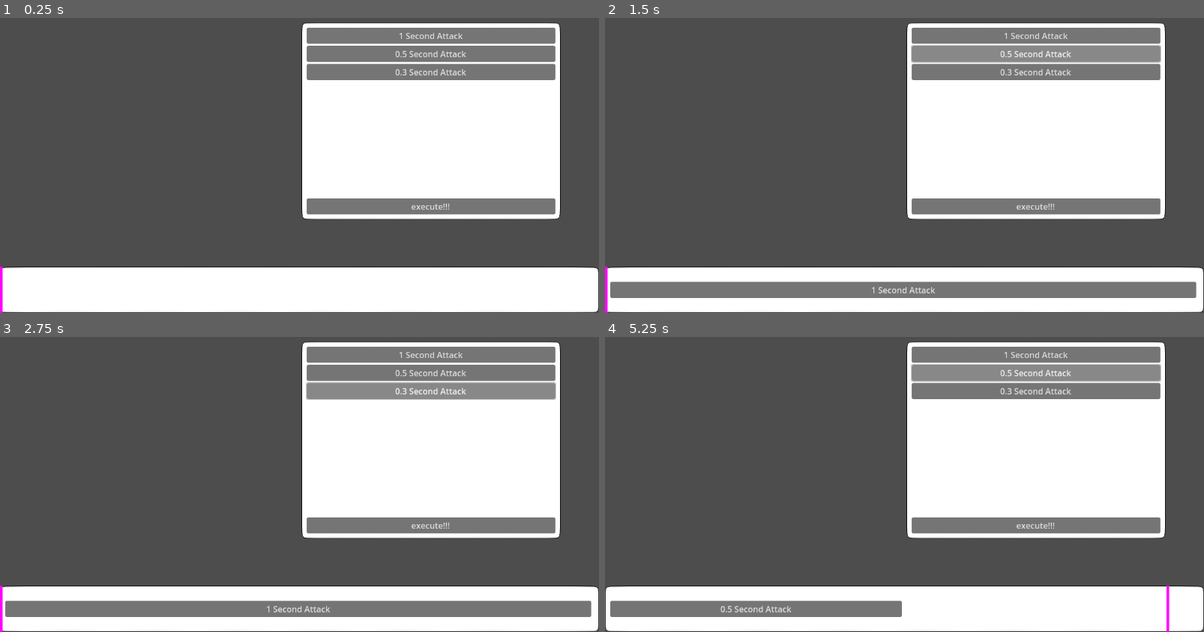
Above: before the commit, frames 1-4 (two rows, left to right).
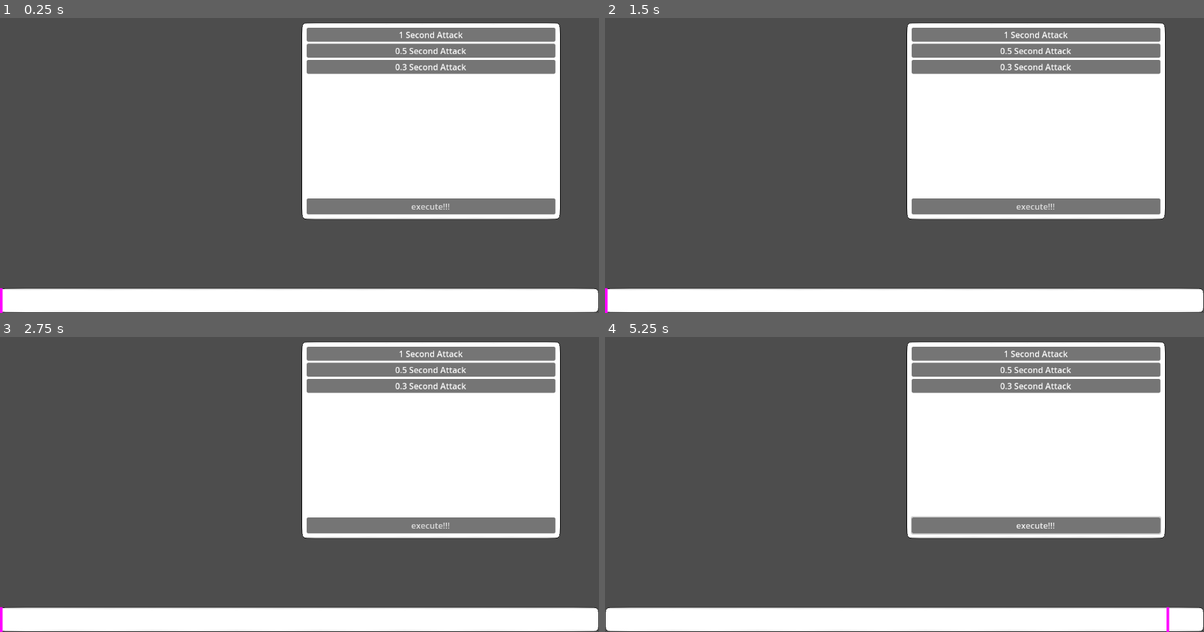
Above: after the commit, the same moments.

Repository: chris-pitre/rpg-prototype
Game: Godot game, scene res://scenes/battle/battle.tscn
Same seed, same stepped clock (60 frames per second), same inputs: the game is played once before the commit and once after it.
Inputs (mouse positions are in pixels of both pictures, inside the frame that each line leads up to):
- Up to frame 1 (0.25 s): no input
- Up to frame 2 (1.5 s): click (1036, 35) at 0.5 s, where only the run before the commit has a clickable "1 Second Attack"; click (1036, 53) at 1.25 s, where only the run before the commit has a clickable "0.5 Second Attack"
- Up to frame 3 (2.75 s): click (431, 390) at 2 s, where only the run before the commit has a clickable "0.3 Second Attack"
- Up to frame 4 (5.25 s): click "execute!!!" at 2.75 s; click (904, 608) at 3.5 s, where only the run before the commit has a clickable "1 Second Attack"; click "execute!!!" at 4.25 s; click (1036, 372) at 5 s, where only the run before the commit has a clickable "0.5 Second Attack"

The runs differ from the first frame. In frame 1, 10% of the frame differs, in the area x 0-100%, y 4-94%; in frame 2, 13%; in frame 3, 13%, in the area x 0-100%, y 4-95%; in frame 4, 12%.
Error after the commit: Out of bounds get index '0' (on base: 'Dictionary') (res://scenes/battle/ui/move_timeline.gd:30)

Commit message:
refactored adding moves

Diff:
--- /dev/null
+++ b/scenes/battle/ui/action_queue.gd
@@ -0,0 +1,22 @@
+extends NinePatchRect
+
+@onready var move_drop_template = preload("res://scenes/battle/ui/move_drop.tscn")
+@onready var queue_loc = $MarginContainer/MoveTimeline
+
+func _ready() -> void:
+	BattleManager.connect("UI_move_added", _add_move)
+
+func _can_drop_data(at_position: Vector2, data: Variant) -> bool:
+	return data is MoveResource and data != null and BattleManager.filled_duration >= data.duration
+
+func _drop_data(at_position: Vector2, data: Variant) -> void:
+	_add_move(data)
+
+func _add_move(data: MoveResource) -> void:
+	BattleManager.move_added(data)
+	var move_drop = move_drop_template.instantiate()
+	move_drop.move_resource = data
+	move_drop.set_h_size_flags(0)
+	move_drop.custom_minimum_size = Vector2(data.duration * queue_loc.size[0], 0)
+	move_drop.is_queued = true
+	queue_loc.add_child(move_drop)
--- /dev/null
+++ b/scenes/battle/ui/action_queue.tscn
@@ -0,0 +1,51 @@
+[gd_scene load_steps=5 format=3 uid="uid://dsxivqqdrebe6"]
+
+[ext_resource type="Texture2D" uid="uid://dob1lqw2x7nf4" path="res://assets/textures/ui/placeholderninerect.png" id="1_gsdng"]
+[ext_resource type="Script" path="res://scenes/battle/ui/action_queue.gd" id="2_6c5jo"]
+[ext_resource type="PackedScene" uid="uid://bgehgq8hq5sxm" path="res://scenes/battle/ui/move_timeline.tscn" id="3_n1snp"]
+
+[sub_resource type="PlaceholderTexture2D" id="PlaceholderTexture2D_4eerp"]
+
+[node name="ActionQueue" type="NinePatchRect"]
+anchors_preset = 15
+anchor_right = 1.0
+anchor_bottom = 1.0
+offset_top = 559.0
+grow_horizontal = 2
+grow_vertical = 2
+texture = ExtResource("1_gsdng")
+region_rect = Rect2(0, 0, 32, 32)
+patch_margin_left = 9
+patch_margin_top = 9
+patch_margin_right = 9
+patch_margin_bottom = 9
+script = ExtResource("2_6c5jo")
+
+[node name="CursorMargin" type="MarginContainer" parent="."]
+layout_mode = 1
+anchors_preset = 15
+anchor_right = 1.0
+anchor_bottom = 1.0
+grow_horizontal = 2
+grow_vertical = 2
+
+[node name="ActionCursor" type="TextureRect" parent="CursorMargin"]
+custom_minimum_size = Vector2(5, 0)
+layout_mode = 2
+size_flags_horizontal = 0
+texture = SubResource("PlaceholderTexture2D_4eerp")
+
+[node name="MarginContainer" type="MarginContainer" parent="."]
+layout_mode = 1
+anchors_preset = 15
+anchor_right = 1.0
+anchor_bottom = 1.0
+grow_horizontal = 2
+grow_vertical = 2
+theme_override_constants/margin_left = 10
+theme_override_constants/margin_top = 10
+theme_override_constants/margin_right = 10
+theme_override_constants/margin_bottom = 10
+
+[node name="MoveTimeline" parent="MarginContainer" instance=ExtResource("3_n1snp")]
+layout_mode = 2
--- a/scenes/battle/ui/battle_ui.gd
+++ b/scenes/battle/ui/battle_ui.gd
@@ -1,24 +1,7 @@
 class_name BattleUI extends Control
 
 @export var queued_move_scene: PackedScene
-@onready var queue = $ActionQueue/MarginContainer/HFlowContainer
-
-func _ready() -> void:
-	for move_button in $ActionSelect/MarginContainer/VSplitContainer/VBoxContainer.get_children():
-		move_button.pressed.connect(_on_move_select_pressed.bind(move_button))
-
-func _on_move_select_pressed(move_button: MoveButton) -> void:
-	if(BattleManager.filled_duration >= move_button.move_res.duration):
-		var queued_move = queued_move_scene.instantiate()
-		queued_move.move_res = move_button.move_res
-		queued_move.custom_minimum_size = Vector2((move_button.move_res.duration * queue.size[0]) - 5, 0)
-		BattleManager.move_added(move_button.move_res)
-		queue.add_child(queued_move)
-		queued_move.pressed.connect(_on_move_queue_pressed.bind(queued_move))
-
-func _on_move_queue_pressed(move_button: MoveButton) -> void:
-	BattleManager.move_removed(move_button.move_res)
-	move_button.queue_free()
+@onready var queue = $ActionQueue/MarginContainer/MoveTimeline
 
 func _on_execute_button_pressed() -> void:
 	var tween = create_tween()
--- a/scenes/battle/ui/battle_ui.tscn
+++ b/scenes/battle/ui/battle_ui.tscn
@@ -1,13 +1,13 @@
-[gd_scene load_steps=8 format=3 uid="uid://biqjn62nyirrq"]
+[gd_scene load_steps=9 format=3 uid="uid://biqjn62nyirrq"]
 
 [ext_resource type="Script" path="res://scenes/battle/ui/battle_ui.gd" id="1_fkynf"]
 [ext_resource type="Texture2D" uid="uid://dob1lqw2x7nf4" path="res://assets/textures/ui/placeholderninerect.png" id="1_frxg6"]
 [ext_resource type="PackedScene" uid="uid://c57kasc4x38tm" path="res://scenes/battle/ui/move_button.tscn" id="2_a24mp"]
 [ext_resource type="Resource" uid="uid://d06tqibcoa6wk" path="res://resources/moves/1_second_test.tres" id="3_8aryx"]
+[ext_resource type="PackedScene" uid="uid://dsxivqqdrebe6" path="res://scenes/battle/ui/action_queue.tscn" id="3_at0nk"]
 [ext_resource type="Resource" uid="uid://c8y01ctkb7fsq" path="res://resources/moves/0.5_second_test.tres" id="5_rlurx"]
 [ext_resource type="Resource" uid="uid://dsatsw6074bkc" path="res://resources/moves/0.3_second_test.tres" id="6_00ufe"]
-
-[sub_resource type="PlaceholderTexture2D" id="PlaceholderTexture2D_4eerp"]
+[ext_resource type="PackedScene" uid="uid://d2a12wr8u0po2" path="res://scenes/battle/ui/move_drop.tscn" id="7_l2dnf"]
 
 [node name="BattleUI" type="Control"]
 layout_mode = 3
@@ -20,50 +20,12 @@
 script = ExtResource("1_fkynf")
 queued_move_scene = ExtResource("2_a24mp")
 
-[node name="ActionQueue" type="NinePatchRect" parent="."]
+[node name="ActionQueue" parent="." instance=ExtResource("3_at0nk")]
 layout_mode = 1
-anchors_preset = 15
-anchor_right = 1.0
-anchor_bottom = 1.0
-offset_top = 559.0
-grow_horizontal = 2
-grow_vertical = 2
-texture = ExtResource("1_frxg6")
-region_rect = Rect2(0, 0, 32, 32)
-patch_margin_left = 9
-patch_margin_top = 9
-patch_margin_right = 9
-patch_margin_bottom = 9
-
-[node name="CursorMargin" type="MarginContainer" parent="ActionQueue"]
-layout_mode = 1
-anchors_preset = 15
-anchor_right = 1.0
-anchor_bottom = 1.0
-grow_horizontal = 2
-grow_vertical = 2
-
-[node name="ActionCursor" type="TextureRect" parent="ActionQueue/CursorMargin"]
-custom_minimum_size = Vector2(5, 0)
-layout_mode = 2
-size_flags_horizontal = 0
-texture = SubResource("PlaceholderTexture2D_4eerp")
-
-[node name="MarginContainer" type="MarginContainer" parent="ActionQueue"]
-layout_mode = 1
-anchors_preset = 15
-anchor_right = 1.0
-anchor_bottom = 1.0
-grow_horizontal = 2
-grow_vertical = 2
-theme_override_constants/margin_left = 10
-theme_override_constants/margin_top = 10
-theme_override_constants/margin_right = 10
-theme_override_constants/margin_bottom = 10
-
-[node name="HFlowContainer" type="HFlowContainer" parent="ActionQueue/MarginContainer"]
-layout_mode = 2
-size_flags_vertical = 4
+anchors_preset = 12
+anchor_top = 1.0
+offset_top = -48.0
+grow_vertical = 0
 
 [node name="ActionSelect" type="NinePatchRect" parent="."]
 layout_mode = 1
@@ -101,20 +63,17 @@
 [node name="VBoxContainer" type="VBoxContainer" parent="ActionSelect/MarginContainer/VSplitContainer"]
 layout_mode = 2
 
-[node name="MoveButton" parent="ActionSelect/MarginContainer/VSplitContainer/VBoxContainer" instance=ExtResource("2_a24mp")]
+[node name="MoveDrop" parent="ActionSelect/MarginContainer/VSplitContainer/VBoxContainer" instance=ExtResource("7_l2dnf")]
 layout_mode = 2
-text = "1 Second Attack"
-move_res = ExtResource("3_8aryx")
+move_resource = ExtResource("3_8aryx")
 
-[node name="MoveButton2" parent="ActionSelect/MarginContainer/VSplitContainer/VBoxContainer" instance=ExtResource("2_a24mp")]
+[node name="MoveDrop2" parent="ActionSelect/MarginContainer/VSplitContainer/VBoxContainer" instance=ExtResource("7_l2dnf")]
 layout_mode = 2
-text = "0.5 Second Attack"
-move_res = ExtResource("5_rlurx")
+move_resource = ExtResource("5_rlurx")
 
-[node name="MoveButton3" parent="ActionSelect/MarginContainer/VSplitContainer/VBoxContainer" instance=ExtResource("2_a24mp")]
+[node name="MoveDrop3" parent="ActionSelect/MarginContainer/VSplitContainer/VBoxContainer" instance=ExtResource("7_l2dnf")]
 layout_mode = 2
-text = "0.3 Second Attack"
-move_res = ExtResource("6_00ufe")
+move_resource = ExtResource("6_00ufe")
 
 [node name="ExecuteButton" type="Button" parent="ActionSelect/MarginContainer/VSplitContainer"]
 layout_mode = 2
--- a/scenes/battle/ui/move_button.gd
+++ b/scenes/battle/ui/move_button.gd
@@ -1,5 +1,4 @@
 @tool
-
 class_name MoveButton extends Button
 
 @export var move_res: MoveResource:
--- /dev/null
+++ b/scenes/battle/ui/move_drop.gd
@@ -0,0 +1,38 @@
+@tool
+class_name MoveDragAndDrop extends Control
+
+@onready var label = $MarginContainer/Label
+var label_text: String = "<null>"
+var is_queued: bool = false
+
+@export var move_resource: MoveResource:
+	set(new_move):
+		if new_move != null:
+			move_resource = new_move
+			label_text = move_resource.move_name
+		else:
+			move_resource = null
+
+func _ready() -> void:
+	label.text = label_text
+
+func _gui_input(event: InputEvent) -> void:
+	if Engine.is_editor_hint():
+		return
+
+	if event is InputEventMouseButton and event.button_index == MOUSE_BUTTON_RIGHT and event.pressed:
+		if is_queued:
+			BattleManager.move_removed(move_resource)
+			queue_free()
+		elif not is_queued and BattleManager.filled_duration >= move_resource.duration:
+			BattleManager.UI_move_added.emit(move_resource)
+
+func _get_drag_data(at_position: Vector2) -> Variant:
+	if Engine.is_editor_hint() or is_queued:
+		return
+	var icon = self.duplicate()
+	var preview = Control.new()
+	preview.add_child(icon)
+	preview.z_index = 60
+	set_drag_preview(preview)
+	return move_resource
--- /dev/null
+++ b/scenes/battle/ui/move_drop.tscn
@@ -0,0 +1,30 @@
+[gd_scene load_steps=2 format=3 uid="uid://d2a12wr8u0po2"]
+
+[ext_resource type="Script" path="res://scenes/battle/ui/move_drop.gd" id="1_c0mu6"]
+
+[node name="MoveDragAndDrop" type="PanelContainer"]
+anchors_preset = 8
+anchor_left = 0.5
+anchor_top = 0.5
+anchor_right = 0.5
+anchor_bottom = 0.5
+offset_left = -51.5
+offset_top = -13.5
+offset_right = 51.5
+offset_bottom = 13.5
+grow_horizontal = 2
+grow_vertical = 2
+size_flags_horizontal = 3
+script = ExtResource("1_c0mu6")
+
+[node name="MarginContainer" type="MarginContainer" parent="."]
+layout_mode = 2
+theme_override_constants/margin_left = 4
+theme_override_constants/margin_top = 2
+theme_override_constants/margin_right = 4
+theme_override_constants/margin_bottom = 2
+
+[node name="Label" type="Label" parent="MarginContainer"]
+layout_mode = 2
+text = "Default Text"
+horizontal_alignment = 1
--- /dev/null
+++ b/scenes/battle/ui/move_timeline.gd
@@ -0,0 +1,40 @@
+class_name MoveTimeline extends Control
+
+@onready var num_steps: int = BattleManager.timeline_length / time_granularity
+@onready var step_size: float = size[0] / num_steps
+@onready var occupied_segments: Dictionary
+
+@export var time_granularity: float = 0.025:
+	set(new_time):
+		time_granularity = new_time
+		num_steps = BattleManager.timeline_length / time_granularity
+		step_size = size[0] / num_steps
+
+func _ready() -> void:
+	await get_tree().create_timer(1.0).timeout
+	num_steps = BattleManager.timeline_length / time_granularity
+	step_size = size[0] / num_steps
+	print(num_steps)
+	print(step_size)
+	occupy_segments(0, 0.5)
+
+func get_segment_num(x_position: int) -> int:
+	return x_position / step_size
+
+func get_x_pos(segment_num: int) -> int:
+	return segment_num * step_size
+
+func occupy_segments(segment_start: int, duration: float) -> bool:
+	var segment_end = get_segment_num((segment_start * step_size) + (BattleManager.timeline_length * duration * size[0])) - 1
+	for i in range(segment_start, segment_end):
+		if occupied_segments[i] == true:
+			return false
+	for i in range(segment_start, segment_end):
+		occupied_segments[i] = true
+	return true
+
+func deoccupy_segments(segment_start: int, duration: float) -> bool:
+	var segment_end = get_segment_num((segment_start * step_size) + (BattleManager.timeline_length * duration * size[0])) - 1
+	for i in range(segment_start, segment_end):
+		occupied_segments[i] = false
+	return true
--- /dev/null
+++ b/scenes/battle/ui/move_timeline.tscn
@@ -0,0 +1,16 @@
+[gd_scene load_steps=2 format=3 uid="uid://bgehgq8hq5sxm"]
+
+[ext_resource type="Script" path="res://scenes/battle/ui/move_timeline.gd" id="1_86eh5"]
+
+[node name="MoveTimeline" type="Control"]
+layout_mode = 3
+anchors_preset = 8
+anchor_left = 0.5
+anchor_top = 0.5
+anchor_right = 0.5
+anchor_bottom = 0.5
+grow_horizontal = 2
+grow_vertical = 2
+size_flags_horizontal = 3
+size_flags_vertical = 3
+script = ExtResource("1_86eh5")
--- a/scripts/singletons/battle_manager.gd
+++ b/scripts/singletons/battle_manager.gd
@@ -5,6 +5,8 @@
 
 signal planning_phase()
 signal execution_phase()
+
+signal UI_move_added(move: MoveResource)
 
 enum PHASES{
 	PLANNING,
@@ -16,6 +18,7 @@
 var current_enemy = null
 var execution_timer: Timer
 
+var timeline_length: float = 1.0
 var filled_duration: float = 1.0
 
 func _ready():
Not shown, added: scenes/battle/ui/mov617.tmp
